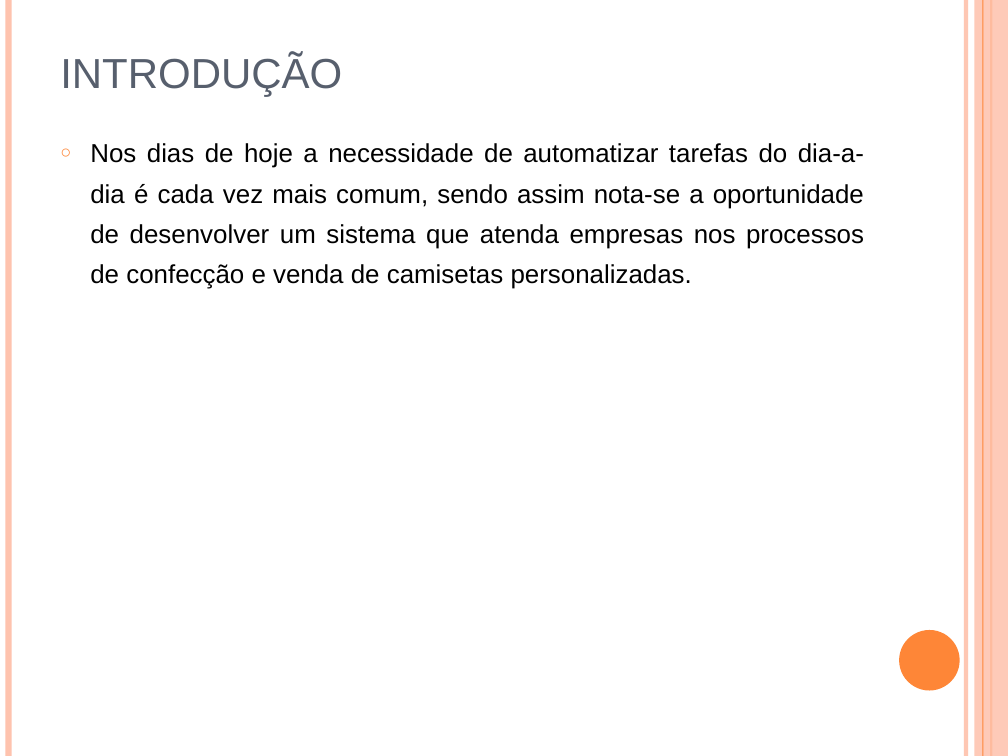
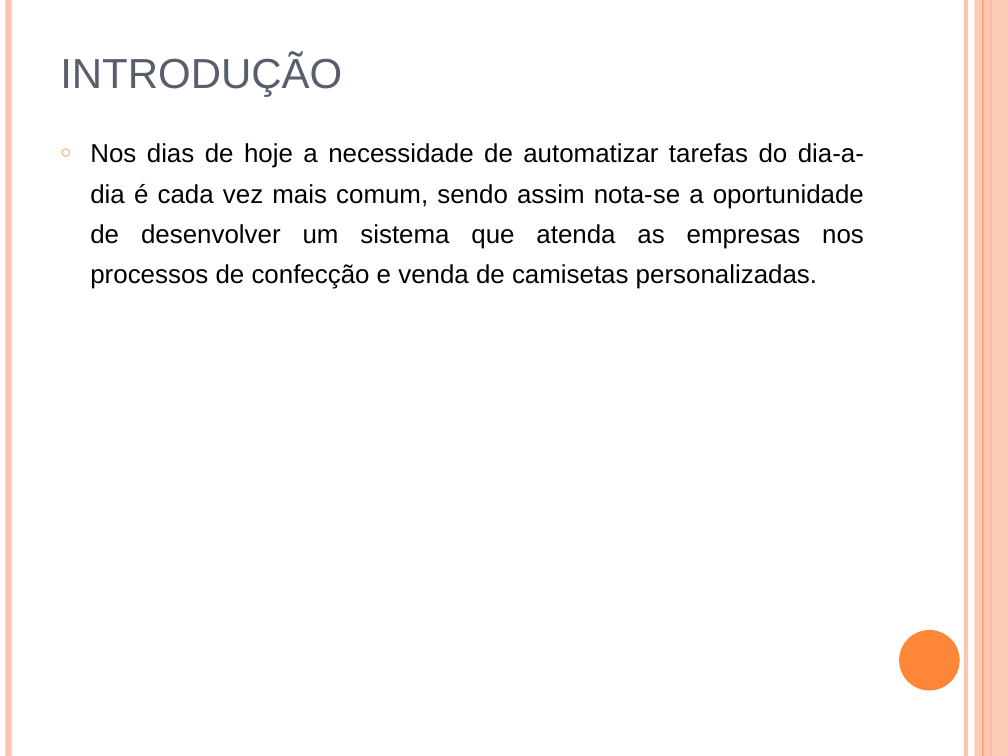
Before and after one commit to cerberosnash/sistema-de-camisetas-personalizadas, a slide deck: slide 2 of docs/Importantes/modelo-de-apresentação-de-tcc.ppt. Drawn at 1008x756 pixels with LibreOffice and Linux fonts; fonts in the diff are those of the drawing. Boxes give left, top, right and bottom in pixels: in the first picture for what was removed or moved away, otherwise in the second. Text is boxed around its words. In the diff, an @@ line names an element or a change of style, - is before the commit and + after.

```diff
--- a/docs/Importantes/modelo-de-apresentação-de-tcc.ppt
+++ b/docs/Importantes/modelo-de-apresentação-de-tcc.ppt
@@ text at (90,143,864,289): text changed @@
-○ Nos dias de hoje a necessidade de automatizar tarefas do dia-a-dia é cada vez mais comum, sendo assim nota-se a oportunidade de desenvolver um sistema que atenda empresas nos processos de confecção e venda de camisetas personalizadas.
+○ Nos dias de hoje a necessidade de automatizar tarefas do dia-a-dia é cada vez mais comum, sendo assim nota-se a oportunidade de desenvolver um sistema que atenda as empresas nos processos de confecção e venda de camisetas personalizadas.
```
Also in this commit, not shown: 3 other slides changed, 1 slide added.
